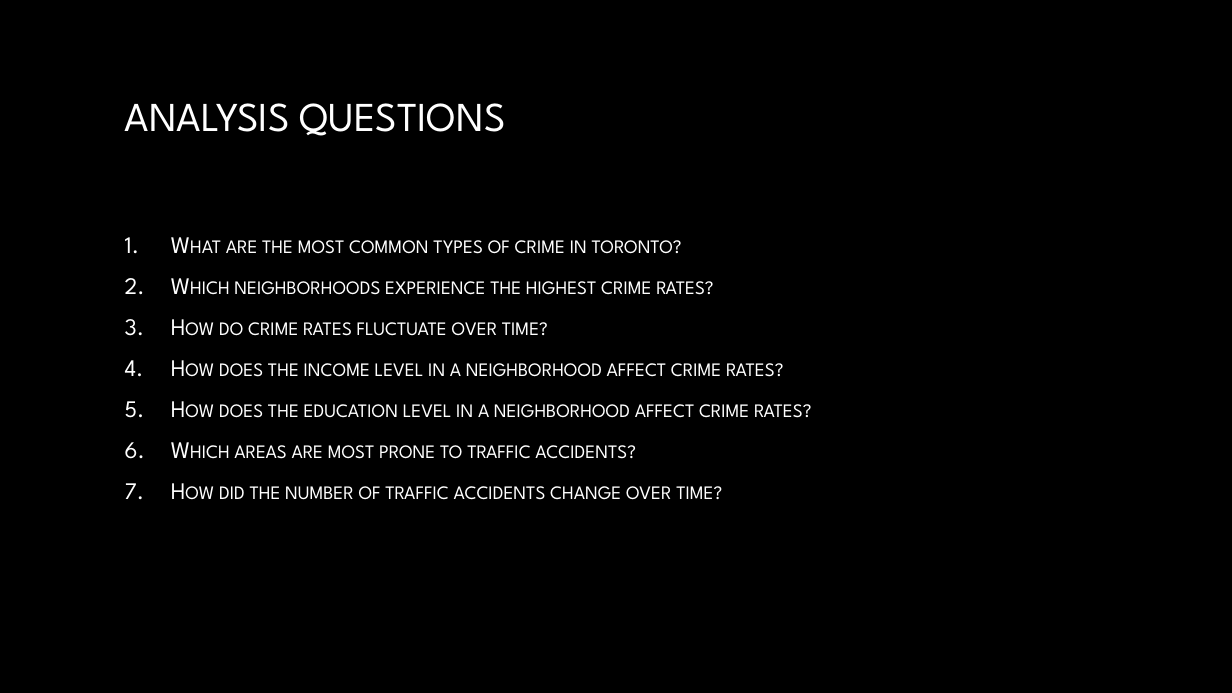
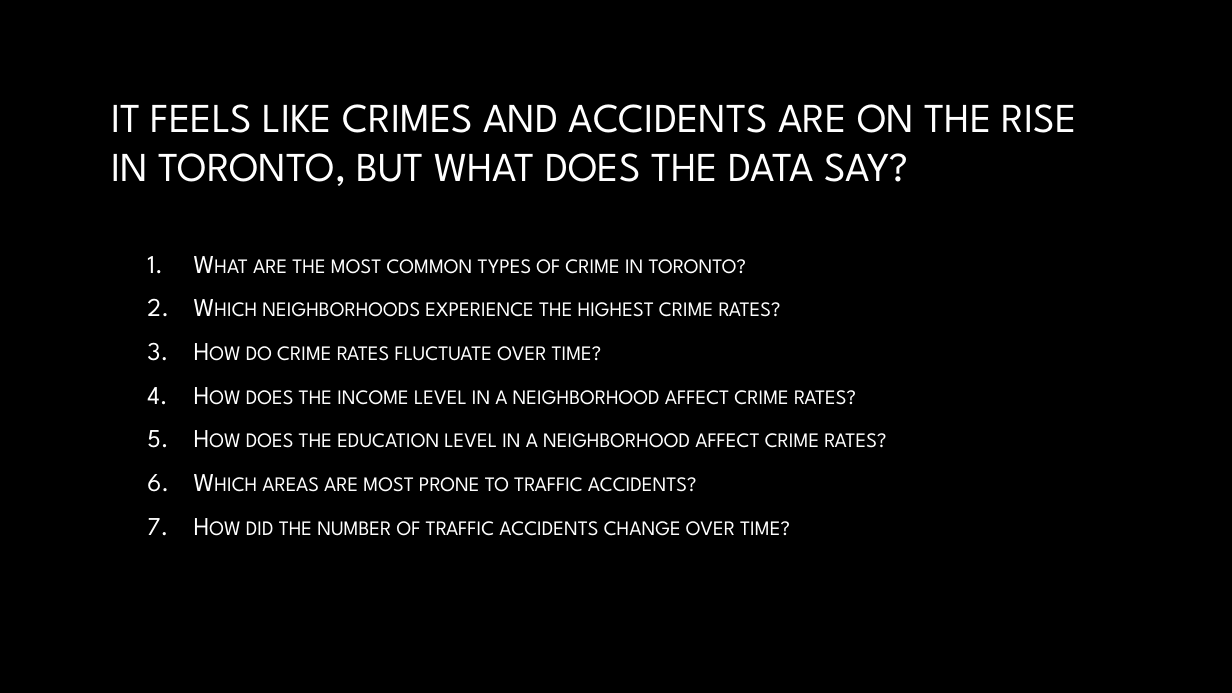
Before and after one commit to daliadahleh/toronto-crime-analysis, a slide deck: slide 2 of final/crimes-presentation.pptx. Drawn at 1232x693 pixels with LibreOffice and Linux fonts; fonts in the diff are those of the drawing; background and template pictures are left out. Boxes give left, top, right and bottom in pixels: in the first picture for what was removed or moved away, otherwise in the second. Text is boxed around its words. In the diff, an @@ line names an element or a change of style, - is before the commit and + after.

```diff
--- a/final/crimes-presentation.pptx
+++ b/final/crimes-presentation.pptx
@@ title at [111, 104, 1077, 186]: text changed @@
-ANALYSIS QUESTIONS
+IT FEELS LIKE CRIMES AND ACCIDENTS ARE ON THE RISE IN TORONTO, BUT WHAT DOES THE DATA SAY?
@@ text "What are the most common ...": place and size @@
-text "What are the most common ..." at [219, 240, 811, 500]
+text "What are the most common ..." at [246, 259, 886, 536]
@@ text "What are the most common ..." at [246, 259, 886, 536]: size 18.5 to 20 pt @@
```
Also in this commit, not shown: 1 other slide changed, 3 slides added, 4 other files.
